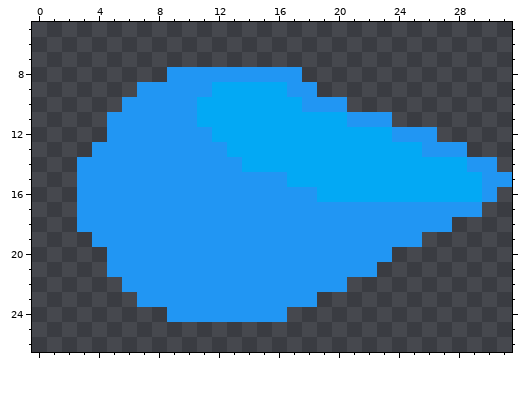
Pixel-art sprite -- source/Kyle_sHell/data/assets/textures/tear.png. Above, as it was before the edit.
The file is 32x32 pixels. Shown: x 0..31, y 5..26.
Now the later version:
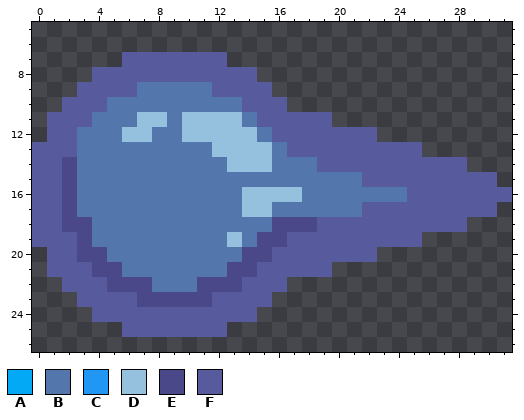
Palette (. is transparent): A #03a9f4  B #5377ad  C #2196f3  D #95c1df  E #4b4889  F #575a9d
The edit:
@@ x 0..31 @@
  6 ................................
- 7 ................................
- 8 .........CCCCCCCCC..............
- 9 .......CCCCCAAAAACC.............
-10 ......CCCCCAAAAAAACCC...........
-11 .....CCCCCCAAAAAAAAAACCC........
-12 .....CCCCCCCAAAAAAAAAAAACCC.....
-13 ....CCCCCCCCCAAAAAAAAAAAAACCC...
-14 ...CCCCCCCCCCCAAAAAAAAAAAAAAACC.
-15 ...CCCCCCCCCCCCCCAAAAAAAAAAAAACC
-16 ...CCCCCCCCCCCCCCCCAAAAAAAAAAAC.
-17 ...CCCCCCCCCCCCCCCCCCCCCCCCCCC..
-18 ...CCCCCCCCCCCCCCCCCCCCCCCCC....
-19 ....CCCCCCCCCCCCCCCCCCCCCC......
-20 .....CCCCCCCCCCCCCCCCCCC........
-21 .....CCCCCCCCCCCCCCCCCC.........
-22 ......CCCCCCCCCCCCCCC...........
-23 .......CCCCCCCCCCCC.............
-24 .........CCCCCCCC...............
-25 ................................
+ 7 ......FFFFFFF...................
+ 8 ....FFFFFFFFFFF.................
+ 9 ...FFFFBBBBBFFFF................
+10 ..FFFBBBBBBBBBFFF...............
+11 .FFFBBBDDBDDDDBFFFFF............
+12 .FFBBBDDBBDDDDDBFFFFFFF.........
+13 FFFBBBBBBBBBDDDDBFFFFFFFFF......
+14 FFEBBBBBBBBBBDDDBBBFFFFFFFFFF...
+15 FFEBBBBBBBBBBBBBBBBBBBFFFFFFFFF.
+16 FFEBBBBBBBBBBBDDDDBBBBBBBFFFFFFF
+17 FFEBBBBBBBBBBBDDBBBBBBFFFFFFFFF.
+18 FFEEBBBBBBBBBBBBEEEFFFFFFFFFF...
+19 FFFEBBBBBBBBBDBEEFFFFFFFFF......
+20 .FFEEBBBBBBBBBEEFFFFFFF.........
+21 .FFFEEBBBBBBBEEFFFFF............
+22 ..FFFEEEBBBEEEFFF...............
+23 ...FFFFEEEEEFFFF................
+24 ....FFFFFFFFFFF.................
+25 ......FFFFFFF...................
 26 ................................
Changed places in both pictures, as pixel boxes (x1, y1, x2, y2):
changed: (32, 52, 512, 337)
